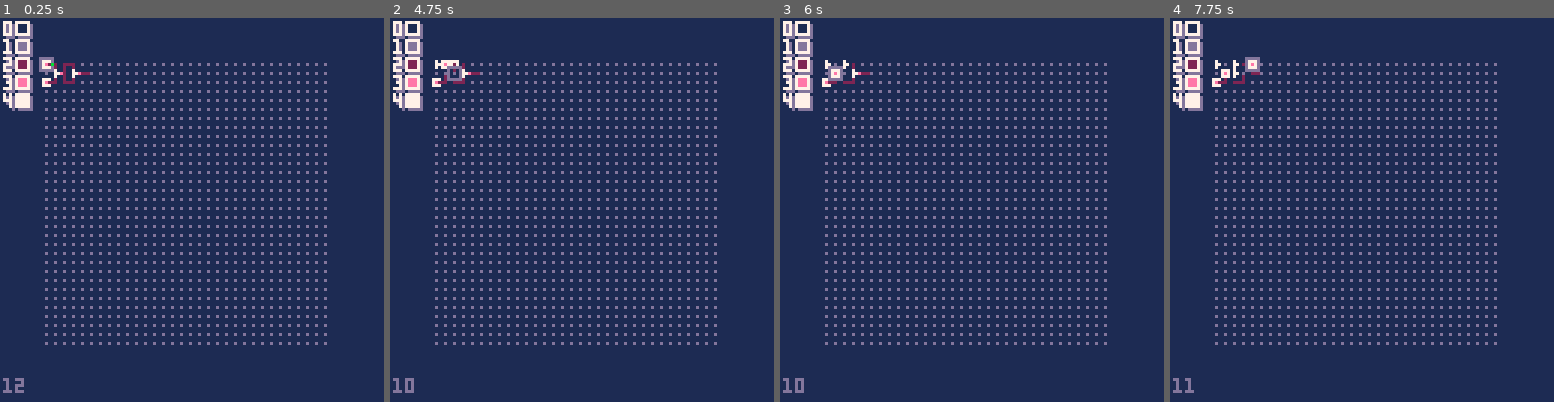
Above: before the commit, frames 1-4 (left to right).
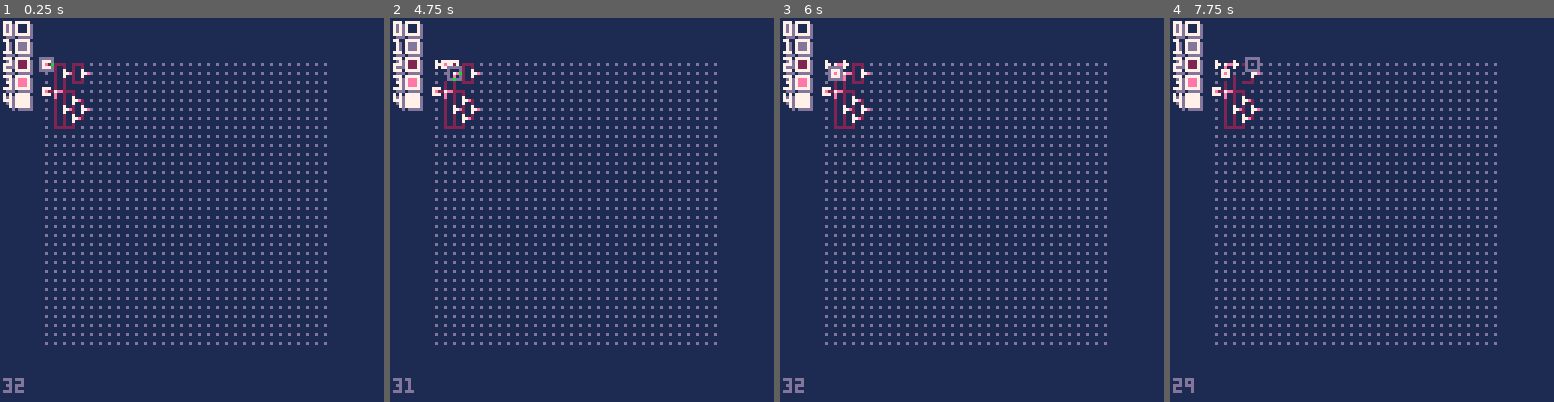
Above: after the commit, the same moments.

Repository: SestrenExsis/NANDGate
Game: PICO-8 cartridge nandgate.p8
Two runs of this game, one before a commit and one after it. Both use one fixed random seed, a clock stepped at 60 frames per second and the inputs below.
Inputs:
- Up to frame 1 (0.25 s): no input
- Up to frame 2 (4.75 s): tap X (X key) at 0.33, 1.07, 1.85, 2.97, 4.08 s; tap O (Z key) at 0.7, 1.7, 2.1, 2.5, 2.9, 3.3, 3.7, 4.1, 4.5 s; hold Right 1.6-2.1 s; hold Up 2.15-2.42 s; hold Right 2.47-3.03 s; hold Left 3.08-3.58 s; hold Down 3.63-3.97 s; hold Right 4.02-4.68 s; hold Up from 4.73 s (still down)
- Up to frame 3 (6 s): tap O (Z key) at 4.9, 5.3, 5.7 s; release Up at 5.03 s; hold Left 5.08-5.68 s; tap X (X key) at 5.2 s; hold Down from 5.73 s (still down)
- Up to frame 4 (7.75 s): release Down at 6.03 s; hold Right 6.08-6.58 s; tap O (Z key) every 0.4 s from 6.1 to 7.7 s; tap X (X key) at 6.32, 7.43 s; hold Right 6.63-7.13 s; hold Up 7.18-7.45 s; hold Right from 7.5 s (still down)

The runs differ from the first frame. In frame 1, 0.8% of the frame differs, in the area x 1-24%, y 11-97%; in frame 2, 0.8%; in frame 3, 0.7%; in frame 4, 0.8%, in the area x 0-24%, y 10-98%.

Commit message:
Add partial implementation of feed device

Diff:
--- a/nandgate.p8
+++ b/nandgate.p8
@@ -7,6 +7,7 @@
 
 _me="sestrenexsis"
 _cart="nandgate"
+-- "bredbord"?
 cartdata(_me.."_".._cart.."_1")
 _version=1
 
@@ -94,6 +95,24 @@
 	return res
 end
 
+function addfeed(
+	g, -- grid       : table
+	x, -- x position : number
+	y  -- y position : number
+	)
+	local res={
+		name="feed",
+		outs={4,6},
+		tiks={
+			-1,-1,-1,-1,-1,-1,-1,-1,-1
+		}
+	}
+	local i=g.wd*(y-1)+x
+	g.dat[i]=res
+	add(g.dvcs,i)
+	return res
+end
+
 function newwire(
 	o  -- output     : number
 	)
@@ -185,26 +204,56 @@
 	_cl=1
 	local w=_grid.wd
 	-- add starting devices
-	-- f+..
-	-- .n--
-	-- f+..
 	addflip(_grid,1,1)
-	addnand(_grid,2,2)
-	addflip(_grid,1,3)
-	addnand(_grid,4,2)
+	addflip(_grid,1,4)
+	addnand(_grid,3,2)
+	addnand(_grid,5,2)
+	addnand(_grid,4,5)
+	addnand(_grid,3,6)
+	addnand(_grid,5,6)
+	addnand(_grid,4,7)
+	addfeed(_grid,2,4)
 	connect(_grid,1,1,2,1)
+	connect(_grid,2,1,3,1)
+	connect(_grid,3,1,3,2)
 	connect(_grid,2,1,2,2)
-	connect(_grid,1,3,2,3)
-	connect(_grid,2,3,2,2)
-	connect(_grid,2,2,3,2)
-	connect(_grid,3,2,3,1)
-	connect(_grid,3,1,4,1)
-	connect(_grid,4,1,4,2)
-	connect(_grid,3,2,3,3)
-	connect(_grid,3,3,4,3)
-	connect(_grid,4,3,4,2)
-	connect(_grid,4,2,5,2)
+	connect(_grid,2,2,2,3)
+	connect(_grid,2,3,2,4)
+	connect(_grid,2,4,2,5)
+	connect(_grid,2,5,2,6)
+	connect(_grid,2,6,2,7)
+	connect(_grid,2,7,2,8)
+	connect(_grid,2,8,3,8)
+	connect(_grid,3,8,3,7)
+	connect(_grid,3,7,3,6)
+	connect(_grid,3,8,4,8)
+	connect(_grid,4,8,4,7)
+	connect(_grid,1,4,2,4)
+	connect(_grid,2,4,3,4)
+	connect(_grid,3,4,4,4)
+	connect(_grid,4,4,4,5)
+	connect(_grid,3,4,3,3)
+	connect(_grid,3,3,3,2)
+	connect(_grid,3,4,3,5)
+	connect(_grid,3,5,3,6)
+	connect(_grid,3,2,4,2)
+	connect(_grid,4,2,4,1)
+	connect(_grid,4,1,5,1)
+	connect(_grid,5,1,5,2)
+	connect(_grid,4,2,4,3)
+	connect(_grid,4,3,5,3)
+	connect(_grid,5,3,5,2)
 	connect(_grid,5,2,6,2)
+	connect(_grid,4,5,5,5)
+	connect(_grid,5,5,5,6)
+	connect(_grid,4,6,4,5)
+	connect(_grid,3,6,4,6)
+	connect(_grid,4,6,4,7)
+	connect(_grid,4,5,5,5)
+	connect(_grid,5,5,5,6)
+	connect(_grid,4,7,5,7)
+	connect(_grid,5,7,5,6)
+	connect(_grid,5,6,6,6)
 end
 
 function tick(
@@ -225,6 +274,13 @@
 				if dvc.on then
 					dvc.ltik=_tick
 					outs=dvc.outs
+				end
+			elseif dvc.name=="feed" then
+				if dvc.tiks[4]==_tick-1 then
+					add(outs,4)
+				end
+				if dvc.tiks[6]==_tick-1 then
+					add(outs,6)
 				end
 			end
 		end
@@ -253,6 +309,9 @@
 				else
 					dvc.ltika=_tick
 				end
+			elseif dvc.name=="feed"then
+				-- todo: feed logic here
+				local todo=true
 			else
 				dvc.ltik=_tick
 			end
@@ -344,6 +403,10 @@
 				_grid.dat[cidx]=0
 				del(_grid.dvcs,cidx)
 				addnand(_grid,_cl,_rw)
+			elseif dvc.name=="nand" then
+				_grid.dat[cidx]=0
+				del(_grid.dvcs,cidx)
+				addfeed(_grid,_cl,_rw)
 			else
 				_grid.dat[cidx]=0
 				del(_grid.dvcs,cidx)
@@ -448,6 +511,31 @@
 				local dx=dr[2]
 				pset(x+2*dx,y+2*dy,c)
 				--line(x,y,x+2*dx,y+2*dy,c)
+			end
+		elseif dvcn=="feed" then
+			pset(x,y,4)
+			for out in all(dvc.outs) do
+				local ofs=_grid.dirs[out]
+				local nidx=idx+ofs
+				local ndvc=_grid.dat[nidx]
+				if (
+					nidx!=idx and
+					ndvc!=nil and
+					ndvc!=0 and
+					nidx>=1 and
+					nidx<=#_grid.dat
+				) then
+					local c=3
+					local dr=_dirs[out]
+					local dy=dr[1]
+					local dx=dr[2]
+					if dvc.tiks[out]==_tick then
+						c=2
+					end
+					line(
+						x+dx,y+dy,x+2*dx,y+2*dy,c
+					)
+				end
 			end
 		end
 	end
